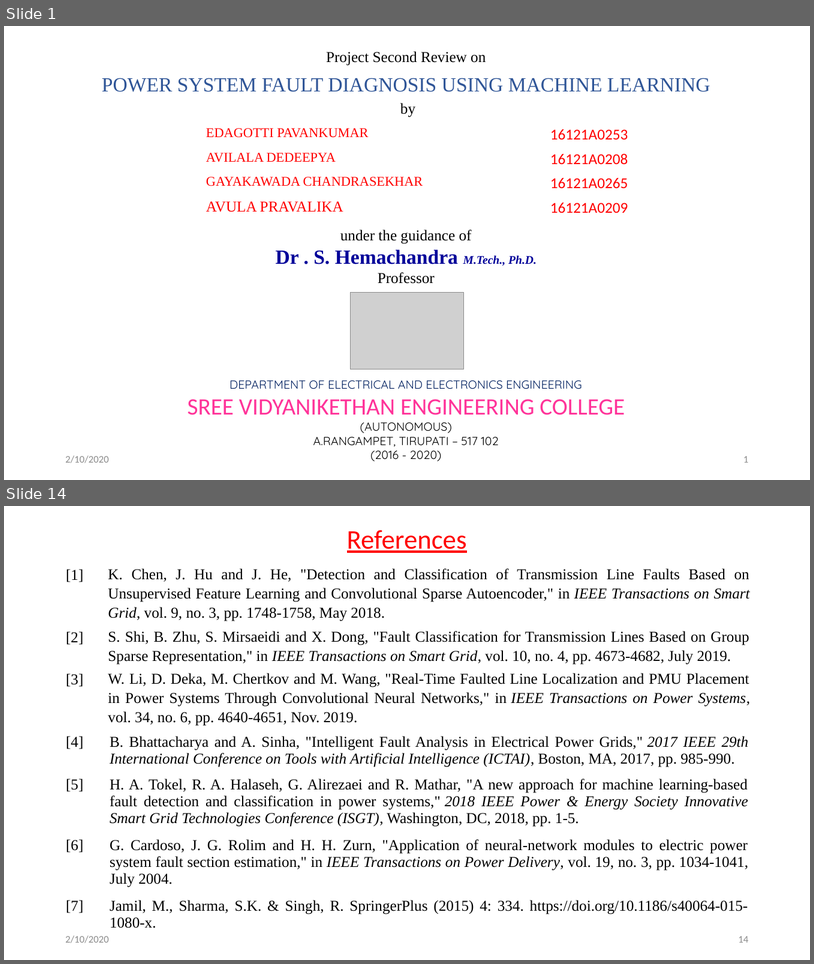
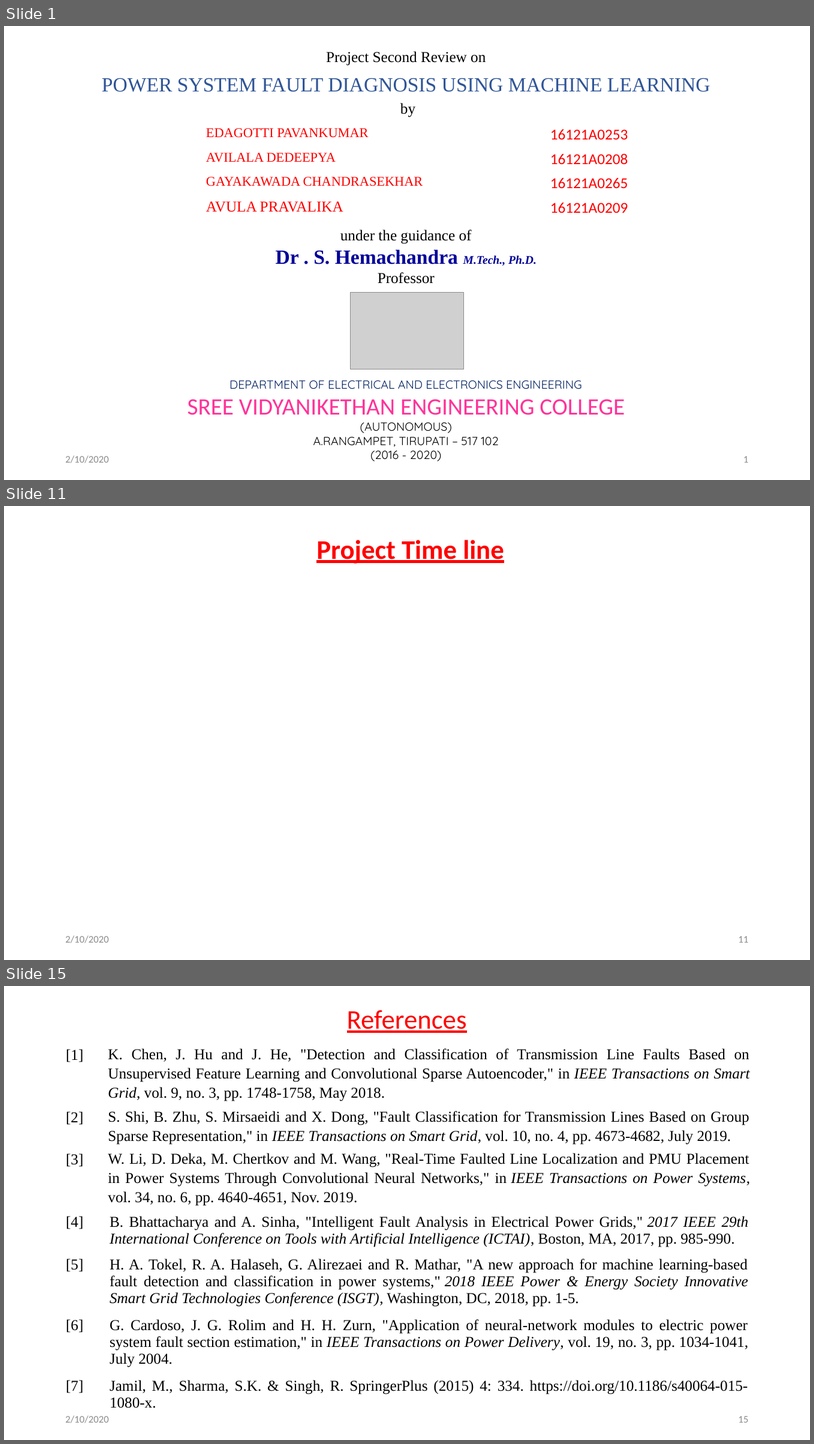
Before and after one commit to svec-final-year-project-eee/Project, a slide deck: Reviews/second review/Second Oral Presentation.pptx. Shown one above the other, each under a label of ours: slides 1 and 14 before the commit, slides 1, 11 and 15 after it; the slides between them are not shown. The pictures are 814x964 and 814x1444 pixels, drawn with LibreOffice and Linux fonts; fonts in the diff are those of the drawing; grey boxes stand for pictures. Boxes give left, top, right and bottom in pixels: in the first picture for what was removed or moved away, otherwise in the second. Text is boxed around its words. In the diff, an @@ line names an element or a change of style, - is before the commit and + after.

```diff
--- a/Reviews/second review/Second Oral Presentation.pptx
+++ b/Reviews/second review/Second Oral Presentation.pptx
@@ slide 11 added at [4,506,810,960], background #FFFFFF @@
@@ text added at [317,540,504,564], 32 pt, text #FF0000, bold, underline @@
+Project Time line
@@ text added at [65,935,108,943], 12 pt, text #8C8C8C @@
+2/10/2020
@@ page number added at [738,936,749,942], 12 pt, text #8C8C8C @@
+11
@@ what was slide 14 is now slide 15 @@
@@ page number at [738,1416,749,1422]: text changed @@
-14
+15
```
Also in this commit, not shown: 11 slides changed, 1 other slide added, 1 slide removed, 1 other file.
